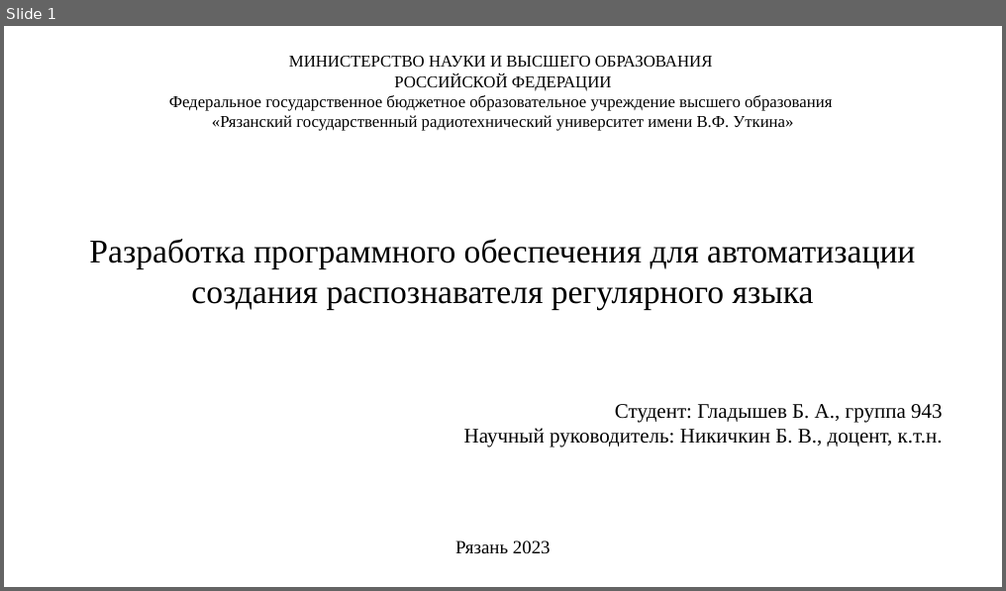
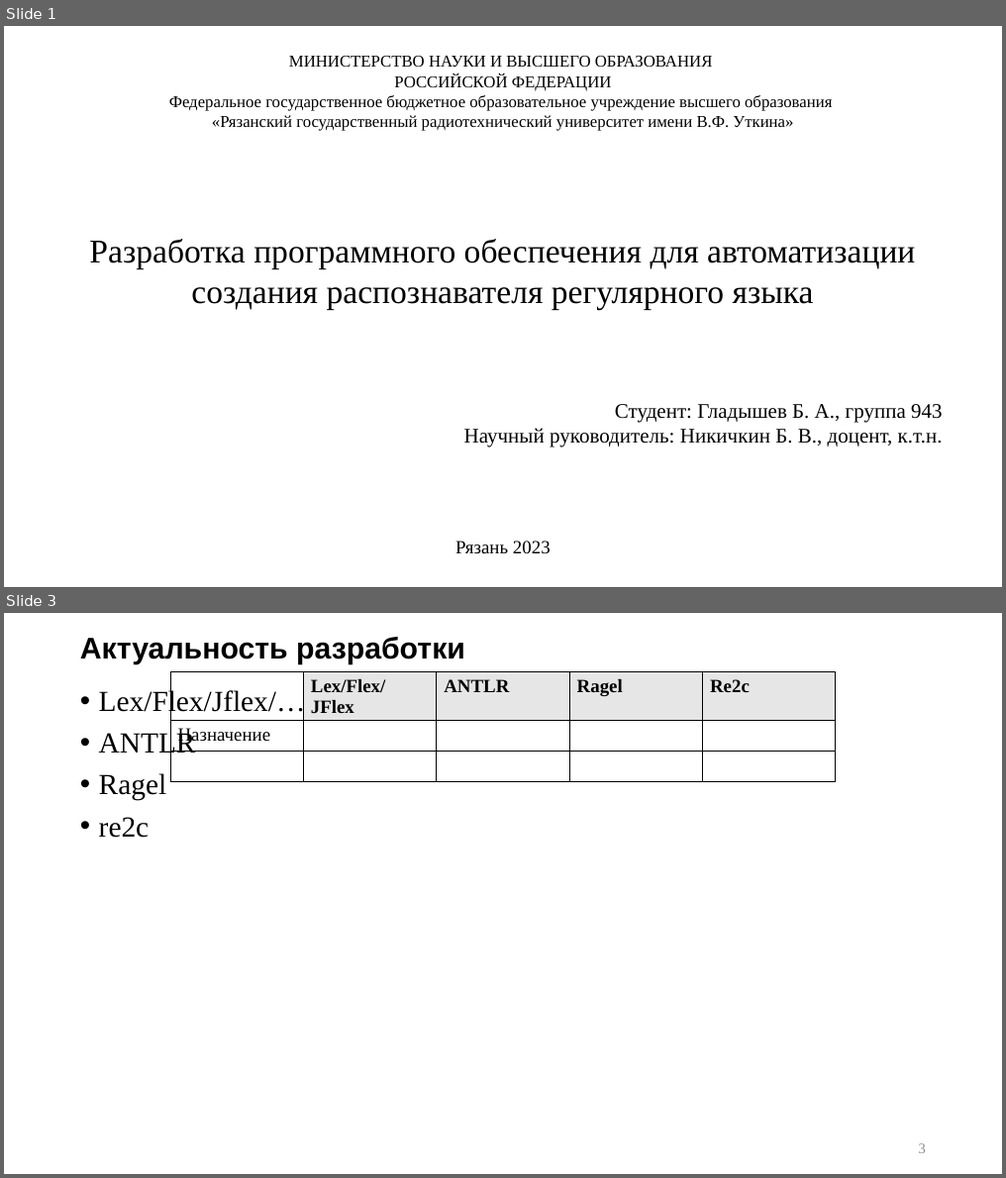
Before and after one commit to p6p62/RecognizerGenerator, a slide deck: Презентация на защиту.pptx. Shown one above the other, each under a label of ours: slide 1 before the commit, slides 1 and 3 after it; the slides between them are not shown. The pictures are 1006x591 and 1006x1178 pixels, drawn with LibreOffice and Linux fonts; fonts in the diff are those of the drawing. Boxes give left, top, right and bottom in pixels: in the first picture for what was removed or moved away, otherwise in the second. Text is boxed around its words. In the diff, an @@ line names an element or a change of style, - is before the commit and + after.

```diff
--- a/Презентация на защиту.pptx
+++ b/Презентация на защиту.pptx
@@ slide 3 added at [4,613,1002,1174], background #FFFFFF @@
@@ title added at [80,637,465,664], 28.8 pt, text #000000, bold @@
+Актуальность разработки
@@ text added at [99,688,306,838], 28 pt, text #000000 @@
+• Lex/Flex/Jflex/…
+• ANTLR
+• Ragel
+• re2c
@@ table added at [170,672,837,785], 3 rows, 5 columns @@
+ | Lex/Flex/JFlex | ANTLR | Ragel | Re2c
+Назначение |  |  |  | 
+ |  |  |  | 
@@ page number added at [919,1144,926,1154], 14 pt, text #8C8C8C @@
+3
```
Also in this commit, not shown: 7 other slides added.
